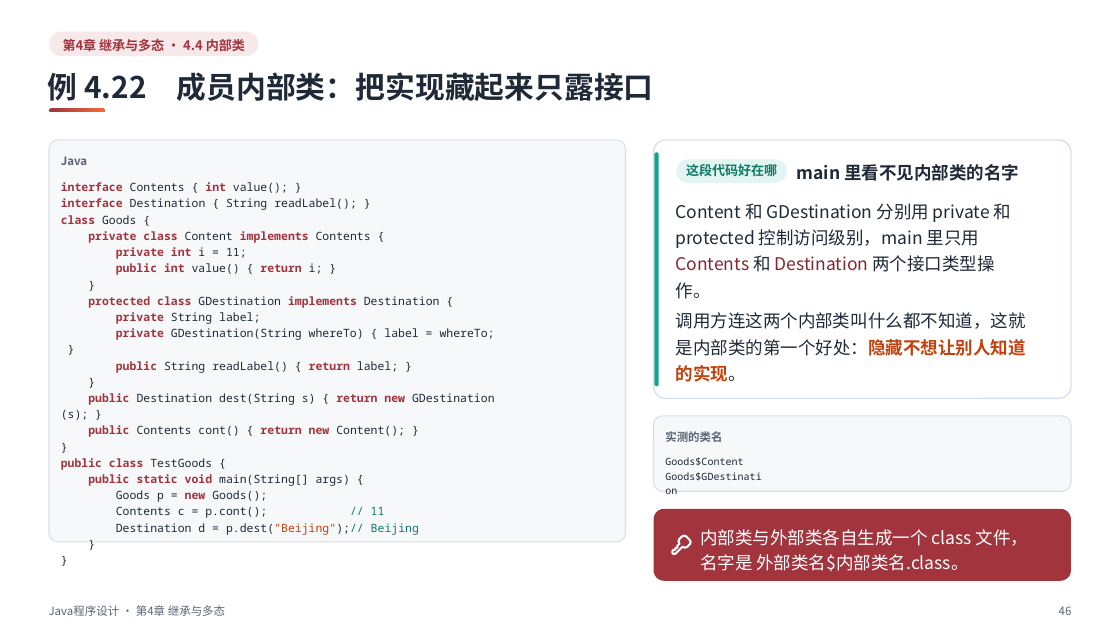
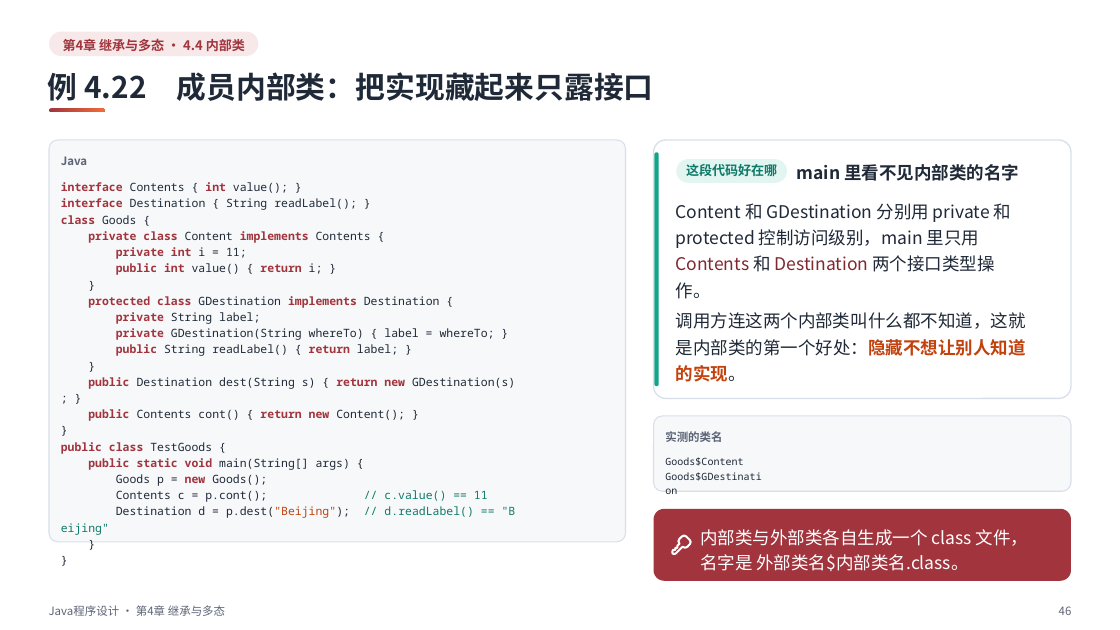
Before and after one commit to sweetcornna/JLU-remake, a slide deck: slide 46 of 大二下/Java程序设计/重制版PPT/第4章 继承与多态（重制版）.pptx. Drawn at 1120x630 pixels with LibreOffice and Linux fonts; fonts in the diff are those of the drawing. Boxes give left, top, right and bottom in pixels: in the first picture for what was removed or moved away, otherwise in the second. Text is boxed around its words. In the diff, an @@ line names an element or a change of style, - is before the commit and + after.

Commit message:
Java程序设计第4章 继承与多态逐页复核
57 页逐页看过，讲义里的代码在 JDK 21 和 25 上编译运行过。按实测改了五处写错的输出和类名，补回原课件漏收的例 4.29（匿名内部类做工厂），更正了不重写 toString 时输出内存地址的说法：@ 后面是 hashCode 的十六进制。第 4、6、41 页补了空白。

```diff
--- a/大二下/Java程序设计/重制版PPT/第4章 继承与多态（重制版）.pptx
+++ b/大二下/Java程序设计/重制版PPT/第4章 继承与多态（重制版）.pptx
@@ text at (x1=61, y1=182, x2=515, y2=518): text changed @@
-interface Contents { int value(); }
-interface Destination { String readLabel(); }
-class Goods {
-private class Content implements Contents {
-private int i = 11;
-public int value() { return i; }
-}
-protected class GDestination implements Destination {
-private String label;
-private GDestination(String whereTo) { label = whereTo; }
-public String readLabel() { return label; }
-}
-public Destination dest(String s) { return new GDestination(s); }
-public Contents cont() { return new Content(); }
-}
-public class TestGoods {
-public static void main(String[] args) {
-Goods p = new Goods();
-Contents c = p.cont(); // 11
-Destination d = p.dest("Beijing");// Beijing
-}
-}
+interface Contents { int value(); }
+interface Destination { String readLabel(); }
+class Goods {
+private class Content implements Contents {
+private int i = 11;
+public int value() { return i; }
+}
+protected class GDestination implements Destination {
+private String label;
+private GDestination(String whereTo) { label = whereTo; }
+public String readLabel() { return label; }
+}
+public Destination dest(String s) { return new GDestination(s); }
+public Contents cont() { return new Content(); }
+}
+public class TestGoods {
+public static void main(String[] args) {
+Goods p = new Goods();
+Contents c = p.cont(); // c.value() == 11
+Destination d = p.dest("Beijing"); // d.readLabel() == "Beijing"
+}
+}
```
Also in this commit, not shown: 21 other slides changed, 1 slide added.
